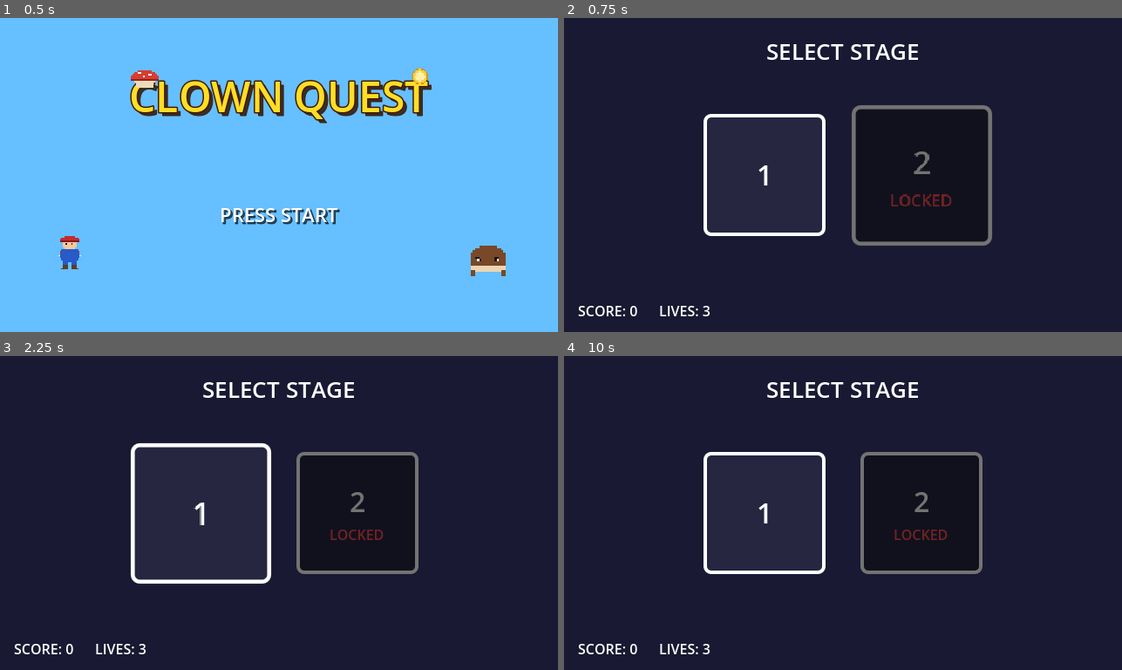
Above: before the commit, frames 1-4 (two rows, left to right).
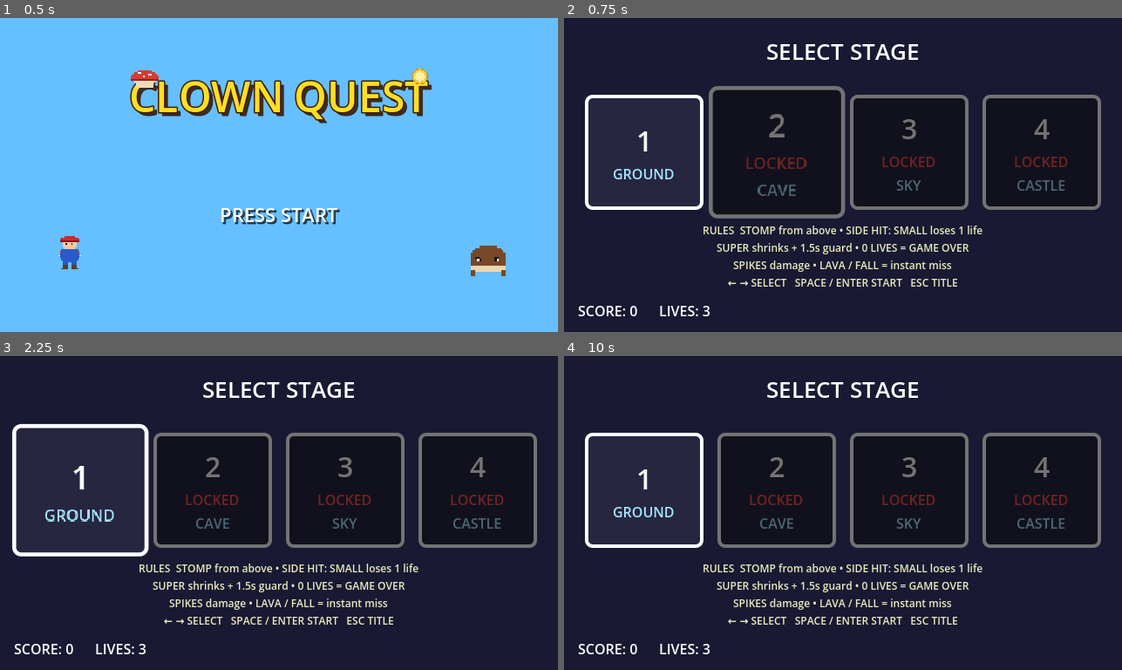
Above: after the commit, the same moments.

Repository: TE-ToshiakiTanaka2/clown
Game: Godot game, scene res://scenes/title_screen.tscn
The game is run twice, just before and just after one commit, with the same random seed, the same clock (stepped at 60 frames per second) and the same inputs.
Inputs:
- Up to frame 1 (0.5 s): no input
- Up to frame 2 (0.75 s): tap Enter (ui_accept) at 0.5 s; hold D (move_right) from 0.53 s (still down)
- Up to frame 3 (2.25 s): tap Space (jump) at 0.77, 1.52 s; tap Enter (ui_accept) at 1.25, 2 s; release D (move_right) at 2.03 s; hold A (move_left) from 2.03 s (still down)
- Up to frame 4 (10 s): tap Enter (ui_accept) at 2.75 s; release A (move_left) at 2.78 s; hold D (move_right) 2.78-4.28 s; tap Space (jump) at 3.02, 3.77, 4.52, 6.02, 6.77, 7.52, 9.02, 9.77 s; hold A (move_left) 4.28-5.03 s; hold D (move_right) 5.03-5.78 s; hold A (move_left) 5.78-7.28 s; hold D (move_right) 7.28-9.53 s; hold A (move_left) from 9.53 s (still down)

Frame 1 is identical in both runs. In frame 2, 15% of the frame differs, in the area x 3-97%, y 21-86%; in frame 3, 15%, in the area x 2-97%, y 21-86%; in frame 4, 14%.

Commit message:
feat: expand campaign to four stages
Register and present four unlockable stages, explain damage rules in the selector, and add sky and castle courses composed from moving, falling, spring, spike, and lava gimmicks.\n\nRefs #14

Diff:
--- /dev/null
+++ b/game/scenes/level_3.tscn
@@ -0,0 +1,222 @@
+[gd_scene load_steps=14 format=3]
+
+[ext_resource type="PackedScene" path="res://scenes/player.tscn" id="1_player"]
+[ext_resource type="PackedScene" path="res://scenes/goomba.tscn" id="2_goomba"]
+[ext_resource type="PackedScene" path="res://scenes/turtle.tscn" id="3_turtle"]
+[ext_resource type="PackedScene" path="res://scenes/coin.tscn" id="4_coin"]
+[ext_resource type="PackedScene" path="res://scenes/flag.tscn" id="5_flag"]
+[ext_resource type="Script" path="res://scripts/kill_zone.gd" id="6_kill"]
+[ext_resource type="PackedScene" path="res://scenes/hud.tscn" id="7_hud"]
+[ext_resource type="PackedScene" path="res://scenes/question_block.tscn" id="8_block"]
+[ext_resource type="PackedScene" path="res://scenes/solid_platform.tscn" id="9_solid"]
+[ext_resource type="PackedScene" path="res://scenes/moving_platform.tscn" id="10_moving"]
+[ext_resource type="PackedScene" path="res://scenes/falling_platform.tscn" id="11_falling"]
+[ext_resource type="PackedScene" path="res://scenes/spring.tscn" id="12_spring"]
+
+[sub_resource type="RectangleShape2D" id="RectangleShape2D_kill"]
+size = Vector2(3600, 80)
+
+[node name="Level3" type="Node2D"]
+
+[node name="Background" type="ColorRect" parent="."]
+offset_right = 3520.0
+offset_bottom = 360.0
+mouse_filter = 2
+color = Color(0.31, 0.68, 0.95, 1)
+
+[node name="StageTitle" type="Label" parent="."]
+offset_left = 48.0
+offset_top = 36.0
+offset_right = 340.0
+offset_bottom = 72.0
+theme_override_colors/font_color = Color(1, 1, 1, 0.65)
+theme_override_font_sizes/font_size = 24
+text = "3  CLOUD HOP"
+
+[node name="Terrain" type="Node2D" parent="."]
+
+[node name="StartGround" parent="Terrain" instance=ExtResource("9_solid")]
+position = Vector2(240, 312)
+platform_size = Vector2(480, 48)
+platform_color = Color(0.29, 0.63, 0.25, 1)
+
+[node name="Island1" parent="Terrain" instance=ExtResource("9_solid")]
+position = Vector2(820, 300)
+platform_size = Vector2(240, 32)
+platform_color = Color(0.4, 0.72, 0.34, 1)
+
+[node name="HighIsland1" parent="Terrain" instance=ExtResource("9_solid")]
+position = Vector2(1060, 220)
+platform_size = Vector2(176, 24)
+platform_color = Color(0.4, 0.72, 0.34, 1)
+
+[node name="Island2" parent="Terrain" instance=ExtResource("9_solid")]
+position = Vector2(1640, 300)
+platform_size = Vector2(272, 32)
+platform_color = Color(0.4, 0.72, 0.34, 1)
+
+[node name="HighIsland2" parent="Terrain" instance=ExtResource("9_solid")]
+position = Vector2(1980, 184)
+platform_size = Vector2(224, 24)
+platform_color = Color(0.4, 0.72, 0.34, 1)
+
+[node name="Island3" parent="Terrain" instance=ExtResource("9_solid")]
+position = Vector2(2410, 300)
+platform_size = Vector2(288, 32)
+platform_color = Color(0.4, 0.72, 0.34, 1)
+
+[node name="GoalGround" parent="Terrain" instance=ExtResource("9_solid")]
+position = Vector2(3150, 312)
+platform_size = Vector2(620, 48)
+platform_color = Color(0.29, 0.63, 0.25, 1)
+
+[node name="Gimmicks" type="Node2D" parent="."]
+
+[node name="MovingBridge1" parent="Gimmicks" instance=ExtResource("10_moving")]
+position = Vector2(500, 260)
+platform_size = Vector2(104, 16)
+travel = Vector2(168, 0)
+cycle_sec = 3.2
+
+[node name="Spring1" parent="Gimmicks" instance=ExtResource("12_spring")]
+position = Vector2(890, 278)
+launch_velocity = -520.0
+
+[node name="FallingStep1" parent="Gimmicks" instance=ExtResource("11_falling")]
+position = Vector2(1200, 246)
+platform_size = Vector2(80, 16)
+
+[node name="FallingStep2" parent="Gimmicks" instance=ExtResource("11_falling")]
+position = Vector2(1320, 206)
+platform_size = Vector2(80, 16)
+trigger_delay_sec = 0.35
+
+[node name="FallingStep3" parent="Gimmicks" instance=ExtResource("11_falling")]
+position = Vector2(1440, 246)
+platform_size = Vector2(80, 16)
+
+[node name="SkyLift" parent="Gimmicks" instance=ExtResource("10_moving")]
+position = Vector2(1808, 278)
+platform_size = Vector2(96, 16)
+travel = Vector2(0, -128)
+cycle_sec = 3.6
+
+[node name="FallingStep4" parent="Gimmicks" instance=ExtResource("11_falling")]
+position = Vector2(2160, 220)
+platform_size = Vector2(80, 16)
+trigger_delay_sec = 0.3
+
+[node name="FallingStep5" parent="Gimmicks" instance=ExtResource("11_falling")]
+position = Vector2(2280, 258)
+platform_size = Vector2(80, 16)
+
+[node name="MovingBridge2" parent="Gimmicks" instance=ExtResource("10_moving")]
+position = Vector2(2580, 246)
+platform_size = Vector2(112, 16)
+travel = Vector2(176, 0)
+cycle_sec = 3.0
+phase = 0.5
+
+[node name="Spring2" parent="Gimmicks" instance=ExtResource("12_spring")]
+position = Vector2(2980, 282)
+launch_velocity = -480.0
+
+[node name="Player" parent="." instance=ExtResource("1_player")]
+position = Vector2(56, 250)
+
+[node name="Camera2D" type="Camera2D" parent="Player"]
+limit_left = 0
+limit_top = 0
+limit_right = 3520
+limit_bottom = 360
+position_smoothing_enabled = true
+position_smoothing_speed = 8.0
+
+[node name="Enemies" type="Node2D" parent="."]
+
+[node name="Goomba1" parent="Enemies" instance=ExtResource("2_goomba")]
+position = Vector2(300, 276)
+
+[node name="Turtle1" parent="Enemies" instance=ExtResource("3_turtle")]
+position = Vector2(780, 273)
+
+[node name="Goomba2" parent="Enemies" instance=ExtResource("2_goomba")]
+position = Vector2(1020, 197)
+
+[node name="Goomba3" parent="Enemies" instance=ExtResource("2_goomba")]
+position = Vector2(1600, 273)
+
+[node name="Turtle2" parent="Enemies" instance=ExtResource("3_turtle")]
+position = Vector2(2000, 161)
+
+[node name="Goomba4" parent="Enemies" instance=ExtResource("2_goomba")]
+position = Vector2(2440, 273)
+
+[node name="Goomba5" parent="Enemies" instance=ExtResource("2_goomba")]
+position = Vector2(3060, 276)
+
+[node name="Coins" type="Node2D" parent="."]
+
+[node name="Coin1" parent="Coins" instance=ExtResource("4_coin")]
+position = Vector2(160, 250)
+[node name="Coin2" parent="Coins" instance=ExtResource("4_coin")]
+position = Vector2(224, 250)
+[node name="Coin3" parent="Coins" instance=ExtResource("4_coin")]
+position = Vector2(500, 220)
+[node name="Coin4" parent="Coins" instance=ExtResource("4_coin")]
+position = Vector2(584, 210)
+[node name="Coin5" parent="Coins" instance=ExtResource("4_coin")]
+position = Vector2(820, 250)
+[node name="Coin6" parent="Coins" instance=ExtResource("4_coin")]
+position = Vector2(1060, 170)
+[node name="Coin7" parent="Coins" instance=ExtResource("4_coin")]
+position = Vector2(1200, 205)
+[node name="Coin8" parent="Coins" instance=ExtResource("4_coin")]
+position = Vector2(1320, 165)
+[node name="Coin9" parent="Coins" instance=ExtResource("4_coin")]
+position = Vector2(1440, 205)
+[node name="Coin10" parent="Coins" instance=ExtResource("4_coin")]
+position = Vector2(1660, 250)
+[node name="Coin11" parent="Coins" instance=ExtResource("4_coin")]
+position = Vector2(1810, 130)
+[node name="Coin12" parent="Coins" instance=ExtResource("4_coin")]
+position = Vector2(1940, 140)
+[node name="Coin13" parent="Coins" instance=ExtResource("4_coin")]
+position = Vector2(2020, 140)
+[node name="Coin14" parent="Coins" instance=ExtResource("4_coin")]
+position = Vector2(2160, 180)
+[node name="Coin15" parent="Coins" instance=ExtResource("4_coin")]
+position = Vector2(2280, 218)
+[node name="Coin16" parent="Coins" instance=ExtResource("4_coin")]
+position = Vector2(2410, 250)
+[node name="Coin17" parent="Coins" instance=ExtResource("4_coin")]
+position = Vector2(2640, 200)
+[node name="Coin18" parent="Coins" instance=ExtResource("4_coin")]
+position = Vector2(2720, 200)
+[node name="Coin19" parent="Coins" instance=ExtResource("4_coin")]
+position = Vector2(3060, 250)
+[node name="Coin20" parent="Coins" instance=ExtResource("4_coin")]
+position = Vector2(3140, 250)
+
+[node name="Blocks" type="Node2D" parent="."]
+
+[node name="QuestionBlockCoin" parent="Blocks" instance=ExtResource("8_block")]
+position = Vector2(360, 220)
+
+[node name="QuestionBlockMushroom" parent="Blocks" instance=ExtResource("8_block")]
+position = Vector2(1680, 220)
+content = 1
+
+[node name="Flag" parent="." instance=ExtResource("5_flag")]
+position = Vector2(3360, 288)
+
+[node name="KillZone" type="Area2D" parent="."]
+position = Vector2(1760, 400)
+collision_layer = 0
+collision_mask = 2
+script = ExtResource("6_kill")
+
+[node name="CollisionShape2D" type="CollisionShape2D" parent="KillZone"]
+shape = SubResource("RectangleShape2D_kill")
+
+[node name="HUD" parent="." instance=ExtResource("7_hud")]
--- /dev/null
+++ b/game/scenes/level_4.tscn
@@ -0,0 +1,287 @@
+[gd_scene load_steps=15 format=3]
+
+[ext_resource type="PackedScene" path="res://scenes/player.tscn" id="1_player"]
+[ext_resource type="PackedScene" path="res://scenes/goomba.tscn" id="2_goomba"]
+[ext_resource type="PackedScene" path="res://scenes/turtle.tscn" id="3_turtle"]
+[ext_resource type="PackedScene" path="res://scenes/coin.tscn" id="4_coin"]
+[ext_resource type="PackedScene" path="res://scenes/flag.tscn" id="5_flag"]
+[ext_resource type="Script" path="res://scripts/kill_zone.gd" id="6_kill"]
+[ext_resource type="PackedScene" path="res://scenes/hud.tscn" id="7_hud"]
+[ext_resource type="PackedScene" path="res://scenes/question_block.tscn" id="8_block"]
+[ext_resource type="PackedScene" path="res://scenes/solid_platform.tscn" id="9_solid"]
+[ext_resource type="PackedScene" path="res://scenes/moving_platform.tscn" id="10_moving"]
+[ext_resource type="PackedScene" path="res://scenes/falling_platform.tscn" id="11_falling"]
+[ext_resource type="PackedScene" path="res://scenes/spring.tscn" id="12_spring"]
+[ext_resource type="PackedScene" path="res://scenes/damage_hazard.tscn" id="13_hazard"]
+
+[sub_resource type="RectangleShape2D" id="RectangleShape2D_kill"]
+size = Vector2(3840, 80)
+
+[node name="Level4" type="Node2D"]
+
+[node name="Background" type="ColorRect" parent="."]
+offset_right = 3760.0
+offset_bottom = 360.0
+mouse_filter = 2
+color = Color(0.095, 0.075, 0.13, 1)
+
+[node name="StageTitle" type="Label" parent="."]
+offset_left = 48.0
+offset_top = 36.0
+offset_right = 360.0
+offset_bottom = 72.0
+theme_override_colors/font_color = Color(1, 0.65, 0.35, 0.75)
+theme_override_font_sizes/font_size = 24
+text = "4  LAVA KEEP"
+
+[node name="Terrain" type="Node2D" parent="."]
+
+[node name="StartGround" parent="Terrain" instance=ExtResource("9_solid")]
+position = Vector2(300, 312)
+platform_size = Vector2(600, 48)
+platform_color = Color(0.32, 0.29, 0.38, 1)
+
+[node name="Island1" parent="Terrain" instance=ExtResource("9_solid")]
+position = Vector2(1080, 312)
+platform_size = Vector2(360, 48)
+platform_color = Color(0.38, 0.34, 0.44, 1)
+
+[node name="Ceiling1" parent="Terrain" instance=ExtResource("9_solid")]
+position = Vector2(1080, 96)
+platform_size = Vector2(440, 32)
+platform_color = Color(0.24, 0.21, 0.3, 1)
+
+[node name="Island2" parent="Terrain" instance=ExtResource("9_solid")]
+position = Vector2(1810, 312)
+platform_size = Vector2(300, 48)
+platform_color = Color(0.38, 0.34, 0.44, 1)
+
+[node name="HighLedge" parent="Terrain" instance=ExtResource("9_solid")]
+position = Vector2(2040, 194)
+platform_size = Vector2(224, 24)
+platform_color = Color(0.45, 0.38, 0.48, 1)
+
+[node name="Island3" parent="Terrain" instance=ExtResource("9_solid")]
+position = Vector2(2260, 312)
+platform_size = Vector2(240, 48)
+platform_color = Color(0.38, 0.34, 0.44, 1)
+
+[node name="GoalGround" parent="Terrain" instance=ExtResource("9_solid")]
+position = Vector2(3330, 312)
+platform_size = Vector2(860, 48)
+platform_color = Color(0.32, 0.29, 0.38, 1)
+
+[node name="FinalStep1" parent="Terrain" instance=ExtResource("9_solid")]
+position = Vector2(3370, 254)
+platform_size = Vector2(96, 20)
+platform_color = Color(0.48, 0.42, 0.52, 1)
+
+[node name="FinalStep2" parent="Terrain" instance=ExtResource("9_solid")]
+position = Vector2(3470, 218)
+platform_size = Vector2(96, 20)
+platform_color = Color(0.48, 0.42, 0.52, 1)
+
+[node name="FinalStep3" parent="Terrain" instance=ExtResource("9_solid")]
+position = Vector2(3570, 182)
+platform_size = Vector2(96, 20)
+platform_color = Color(0.48, 0.42, 0.52, 1)
+
+[node name="Gimmicks" type="Node2D" parent="."]
+
+[node name="SpikeStrip1" parent="Gimmicks" instance=ExtResource("13_hazard")]
+position = Vector2(420, 280)
+hazard_size = Vector2(72, 16)
+
+[node name="LavaPit1" parent="Gimmicks" instance=ExtResource("13_hazard")]
+position = Vector2(750, 336)
+hazard_size = Vector2(300, 48)
+hazard_color = Color(1, 0.24, 0.05, 1)
+instant_kill = true
+
+[node name="LavaLift1" parent="Gimmicks" instance=ExtResource("10_moving")]
+position = Vector2(630, 250)
+platform_size = Vector2(88, 16)
+platform_color = Color(0.85, 0.52, 0.16, 1)
+travel = Vector2(130, -30)
+cycle_sec = 2.8
+
+[node name="LavaLift2" parent="Gimmicks" instance=ExtResource("10_moving")]
+position = Vector2(780, 210)
+platform_size = Vector2(88, 16)
+platform_color = Color(0.85, 0.52, 0.16, 1)
+travel = Vector2(110, 35)
+cycle_sec = 3.1
+phase = 0.5
+
+[node name="SpikeStrip2" parent="Gimmicks" instance=ExtResource("13_hazard")]
+position = Vector2(1160, 280)
+hazard_size = Vector2(80, 16)
+
+[node name="LavaPit2" parent="Gimmicks" instance=ExtResource("13_hazard")]
+position = Vector2(1490, 336)
+hazard_size = Vector2(460, 48)
+hazard_color = Color(1, 0.24, 0.05, 1)
+instant_kill = true
+
+[node name="FallingStone1" parent="Gimmicks" instance=ExtResource("11_falling")]
+position = Vector2(1320, 248)
+platform_size = Vector2(82, 18)
+platform_color = Color(0.5, 0.43, 0.52, 1)
+trigger_delay_sec = 0.5
+
+[node name="FallingStone2" parent="Gimmicks" instance=ExtResource("11_falling")]
+position = Vector2(1440, 212)
+platform_size = Vector2(82, 18)
+platform_color = Color(0.5, 0.43, 0.52, 1)
+trigger_delay_sec = 0.4
+
+[node name="FallingStone3" parent="Gimmicks" instance=ExtResource("11_falling")]
+position = Vector2(1560, 248)
+platform_size = Vector2(82, 18)
+platform_color = Color(0.5, 0.43, 0.52, 1)
+trigger_delay_sec = 0.3
+
+[node name="Spring1" parent="Gimmicks" instance=ExtResource("12_spring")]
+position = Vector2(1830, 282)
+spring_color = Color(0.95, 0.8, 0.2, 1)
+launch_velocity = -570.0
+
+[node name="SpikeStrip3" parent="Gimmicks" instance=ExtResource("13_hazard")]
+position = Vector2(2240, 280)
+hazard_size = Vector2(64, 16)
+
+[node name="LavaPit3" parent="Gimmicks" instance=ExtResource("13_hazard")]
+position = Vector2(2695, 336)
+hazard_size = Vector2(630, 48)
+hazard_color = Color(1, 0.24, 0.05, 1)
+instant_kill = true
+
+[node name="LavaBridge1" parent="Gimmicks" instance=ExtResource("10_moving")]
+position = Vector2(2400, 250)
+platform_size = Vector2(104, 16)
+platform_color = Color(0.85, 0.52, 0.16, 1)
+travel = Vector2(170, 0)
+cycle_sec = 3.0
+
+[node name="LavaBridge2" parent="Gimmicks" instance=ExtResource("10_moving")]
+position = Vector2(2630, 205)
+platform_size = Vector2(104, 16)
+platform_color = Color(0.85, 0.52, 0.16, 1)
+travel = Vector2(170, 0)
+cycle_sec = 3.4
+phase = 0.5
+
+[node name="LavaBridge3" parent="Gimmicks" instance=ExtResource("10_moving")]
+position = Vector2(2860, 250)
+platform_size = Vector2(104, 16)
+platform_color = Color(0.85, 0.52, 0.16, 1)
+travel = Vector2(130, -55)
+cycle_sec = 2.7
+
+[node name="SpikeStrip4" parent="Gimmicks" instance=ExtResource("13_hazard")]
+position = Vector2(3190, 280)
+hazard_size = Vector2(80, 16)
+
+[node name="Player" parent="." instance=ExtResource("1_player")]
+position = Vector2(56, 250)
+
+[node name="Camera2D" type="Camera2D" parent="Player"]
+limit_left = 0
+limit_top = 0
+limit_right = 3760
+limit_bottom = 360
+position_smoothing_enabled = true
+position_smoothing_speed = 8.0
+
+[node name="Enemies" type="Node2D" parent="."]
+
+[node name="Goomba1" parent="Enemies" instance=ExtResource("2_goomba")]
+position = Vector2(280, 276)
+
+[node name="Turtle1" parent="Enemies" instance=ExtResource("3_turtle")]
+position = Vector2(1020, 276)
+
+[node name="Goomba2" parent="Enemies" instance=ExtResource("2_goomba")]
+position = Vector2(1240, 276)
+
+[node name="Goomba3" parent="Enemies" instance=ExtResource("2_goomba")]
+position = Vector2(1760, 276)
+
+[node name="Turtle2" parent="Enemies" instance=ExtResource("3_turtle")]
+position = Vector2(2040, 170)
+
+[node name="Turtle3" parent="Enemies" instance=ExtResource("3_turtle")]
+position = Vector2(2260, 276)
+
+[node name="Goomba4" parent="Enemies" instance=ExtResource("2_goomba")]
+position = Vector2(3110, 276)
+
+[node name="Goomba5" parent="Enemies" instance=ExtResource("2_goomba")]
+position = Vector2(3310, 276)
+
+[node name="Coins" type="Node2D" parent="."]
+
+[node name="Coin1" parent="Coins" instance=ExtResource("4_coin")]
+position = Vector2(160, 250)
+[node name="Coin2" parent="Coins" instance=ExtResource("4_coin")]
+position = Vector2(500, 230)
+[node name="Coin3" parent="Coins" instance=ExtResource("4_coin")]
+position = Vector2(630, 195)
+[node name="Coin4" parent="Coins" instance=ExtResource("4_coin")]
+position = Vector2(780, 160)
+[node name="Coin5" parent="Coins" instance=ExtResource("4_coin")]
+position = Vector2(940, 250)
+[node name="Coin6" parent="Coins" instance=ExtResource("4_coin")]
+position = Vector2(1080, 220)
+[node name="Coin7" parent="Coins" instance=ExtResource("4_coin")]
+position = Vector2(1320, 205)
+[node name="Coin8" parent="Coins" instance=ExtResource("4_coin")]
+position = Vector2(1440, 170)
+[node name="Coin9" parent="Coins" instance=ExtResource("4_coin")]
+position = Vector2(1560, 205)
+[node name="Coin10" parent="Coins" instance=ExtResource("4_coin")]
+position = Vector2(1780, 240)
+[node name="Coin11" parent="Coins" instance=ExtResource("4_coin")]
+position = Vector2(1980, 145)
+[node name="Coin12" parent="Coins" instance=ExtResource("4_coin")]
+position = Vector2(2060, 145)
+[node name="Coin13" parent="Coins" instance=ExtResource("4_coin")]
+position = Vector2(2260, 220)
+[node name="Coin14" parent="Coins" instance=ExtResource("4_coin")]
+position = Vector2(2410, 200)
+[node name="Coin15" parent="Coins" instance=ExtResource("4_coin")]
+position = Vector2(2570, 165)
+[node name="Coin16" parent="Coins" instance=ExtResource("4_coin")]
+position = Vector2(2730, 165)
+[node name="Coin17" parent="Coins" instance=ExtResource("4_coin")]
+position = Vector2(2890, 200)
+[node name="Coin18" parent="Coins" instance=ExtResource("4_coin")]
+position = Vector2(3090, 230)
+[node name="Coin19" parent="Coins" instance=ExtResource("4_coin")]
+position = Vector2(3430, 170)
+[node name="Coin20" parent="Coins" instance=ExtResource("4_coin")]
+position = Vector2(3530, 135)
+
+[node name="Blocks" type="Node2D" parent="."]
+
+[node name="QuestionBlockMushroom" parent="Blocks" instance=ExtResource("8_block")]
+position = Vector2(1080, 220)
+content = 1
+
+[node name="QuestionBlockOneUp" parent="Blocks" instance=ExtResource("8_block")]
+position = Vector2(2040, 128)
+content = 2
+
+[node name="Flag" parent="." instance=ExtResource("5_flag")]
+position = Vector2(3660, 172)
+
+[node name="KillZone" type="Area2D" parent="."]
+position = Vector2(1880, 410)
+collision_layer = 0
+collision_mask = 2
+script = ExtResource("6_kill")
+
+[node name="CollisionShape2D" type="CollisionShape2D" parent="KillZone"]
+shape = SubResource("RectangleShape2D_kill")
+
+[node name="HUD" parent="." instance=ExtResource("7_hud")]
--- a/game/scenes/stage_select.tscn
+++ b/game/scenes/stage_select.tscn
@@ -53,17 +53,17 @@
 anchor_top = 0.5
 anchor_right = 0.5
 anchor_bottom = 0.5
-offset_left = -180.0
-offset_top = -70.0
-offset_right = 180.0
-offset_bottom = 70.0
+offset_left = -304.0
+offset_top = -92.0
+offset_right = 304.0
+offset_bottom = 40.0
 grow_horizontal = 2
 grow_vertical = 2
-theme_override_constants/separation = 40
+theme_override_constants/separation = 16
 alignment = 1
 
 [node name="Stage1" type="PanelContainer" parent="Panels"]
-custom_minimum_size = Vector2(140, 140)
+custom_minimum_size = Vector2(136, 132)
 layout_mode = 2
 pivot_offset = Vector2(70, 70)
 theme_override_styles/panel = SubResource("StyleBoxFlat_panel")
@@ -85,8 +85,14 @@
 horizontal_alignment = 1
 visible = false
 
+[node name="ThemeLabel" type="Label" parent="Panels/Stage1/VBox"]
+layout_mode = 2
+theme_override_colors/font_color = Color(0.65, 0.9, 1, 1)
+text = "GROUND"
+horizontal_alignment = 1
+
 [node name="Stage2" type="PanelContainer" parent="Panels"]
-custom_minimum_size = Vector2(140, 140)
+custom_minimum_size = Vector2(136, 132)
 layout_mode = 2
 pivot_offset = Vector2(70, 70)
 theme_override_styles/panel = SubResource("StyleBoxFlat_panel")
@@ -107,6 +113,88 @@
 text = "LOCKED"
 horizontal_alignment = 1
 visible = true
+
+[node name="ThemeLabel" type="Label" parent="Panels/Stage2/VBox"]
+layout_mode = 2
+theme_override_colors/font_color = Color(0.65, 0.9, 1, 1)
+text = "CAVE"
+horizontal_alignment = 1
+
+[node name="Stage3" type="PanelContainer" parent="Panels"]
+custom_minimum_size = Vector2(136, 132)
+layout_mode = 2
+pivot_offset = Vector2(68, 66)
+theme_override_styles/panel = SubResource("StyleBoxFlat_panel")
+
+[node name="VBox" type="VBoxContainer" parent="Panels/Stage3"]
+layout_mode = 2
+alignment = 1
+
+[node name="StageLabel" type="Label" parent="Panels/Stage3/VBox"]
+layout_mode = 2
+theme_override_font_sizes/font_size = 32
+text = "3"
+horizontal_alignment = 1
+
+[node name="LockLabel" type="Label" parent="Panels/Stage3/VBox"]
+layout_mode = 2
+theme_override_colors/font_color = Color(1, 0.3, 0.3, 1)
+text = "LOCKED"
+horizontal_alignment = 1
+visible = true
+
+[node name="ThemeLabel" type="Label" parent="Panels/Stage3/VBox"]
+layout_mode = 2
+theme_override_colors/font_color = Color(0.65, 0.9, 1, 1)
+text = "SKY"
+horizontal_alignment = 1
+
+[node name="Stage4" type="PanelContainer" parent="Panels"]
+custom_minimum_size = Vector2(136, 132)
+layout_mode = 2
+pivot_offset = Vector2(68, 66)
+theme_override_styles/panel = SubResource("StyleBoxFlat_panel")
+
+[node name="VBox" type="VBoxContainer" parent="Panels/Stage4"]
+layout_mode = 2
+alignment = 1
+
+[node name="StageLabel" type="Label" parent="Panels/Stage4/VBox"]
+layout_mode = 2
+theme_override_font_sizes/font_size = 32
+text = "4"
+horizontal_alignment = 1
+
+[node name="LockLabel" type="Label" parent="Panels/Stage4/VBox"]
+layout_mode = 2
+theme_override_colors/font_color = Color(1, 0.3, 0.3, 1)
+text = "LOCKED"
+horizontal_alignment = 1
+visible = true
+
+[node name="ThemeLabel" type="Label" parent="Panels/Stage4/VBox"]
+layout_mode = 2
+theme_override_colors/font_color = Color(0.65, 0.9, 1, 1)
+text = "CASTLE"
+horizontal_alignment = 1
+
+[node name="Rules" type="Label" parent="."]
+layout_mode = 1
+anchors_preset = 12
+anchor_top = 1.0
+anchor_right = 1.0
+anchor_bottom = 1.0
+offset_left = 24.0
+offset_top = -112.0
+offset_right = -24.0
+offset_bottom = -48.0
+grow_horizontal = 2
+grow_vertical = 0
+theme_override_colors/font_color = Color(0.92, 0.92, 0.75, 1)
+theme_override_font_sizes/font_size = 12
+text = "RULES  STOMP from above • SIDE HIT: SMALL loses 1 life\nSUPER shrinks + 1.5s guard • 0 LIVES = GAME OVER\nSPIKES damage • LAVA / FALL = instant miss\n← → SELECT   SPACE / ENTER START   ESC TITLE"
+horizontal_alignment = 1
+vertical_alignment = 1
 
 [node name="Bottom" type="HBoxContainer" parent="."]
 layout_mode = 1
--- a/game/scripts/game_manager.gd
+++ b/game/scripts/game_manager.gd
@@ -23,6 +23,8 @@
 const LEVELS: Dictionary[int, String] = {
 	1: "res://scenes/level_1.tscn",
 	2: "res://scenes/level_2.tscn",
+	3: "res://scenes/level_3.tscn",
+	4: "res://scenes/level_4.tscn",
 }
 
 var score: int = 0
--- a/game/scripts/stage_select.gd
+++ b/game/scripts/stage_select.gd
@@ -3,10 +3,17 @@
 ## Locked stages show "LOCKED" and cannot be entered (ui_cancel returns
 ## to the title screen instead).
 
-@onready var panels: Array[PanelContainer] = [$Panels/Stage1, $Panels/Stage2]
+@onready var panels: Array[PanelContainer] = [
+	$Panels/Stage1,
+	$Panels/Stage2,
+	$Panels/Stage3,
+	$Panels/Stage4,
+]
 @onready var lock_labels: Array[Label] = [
 	$Panels/Stage1/VBox/LockLabel,
 	$Panels/Stage2/VBox/LockLabel,
+	$Panels/Stage3/VBox/LockLabel,
+	$Panels/Stage4/VBox/LockLabel,
 ]
 @onready var score_label: Label = $Bottom/ScoreLabel
 @onready var lives_label: Label = $Bottom/LivesLabel
